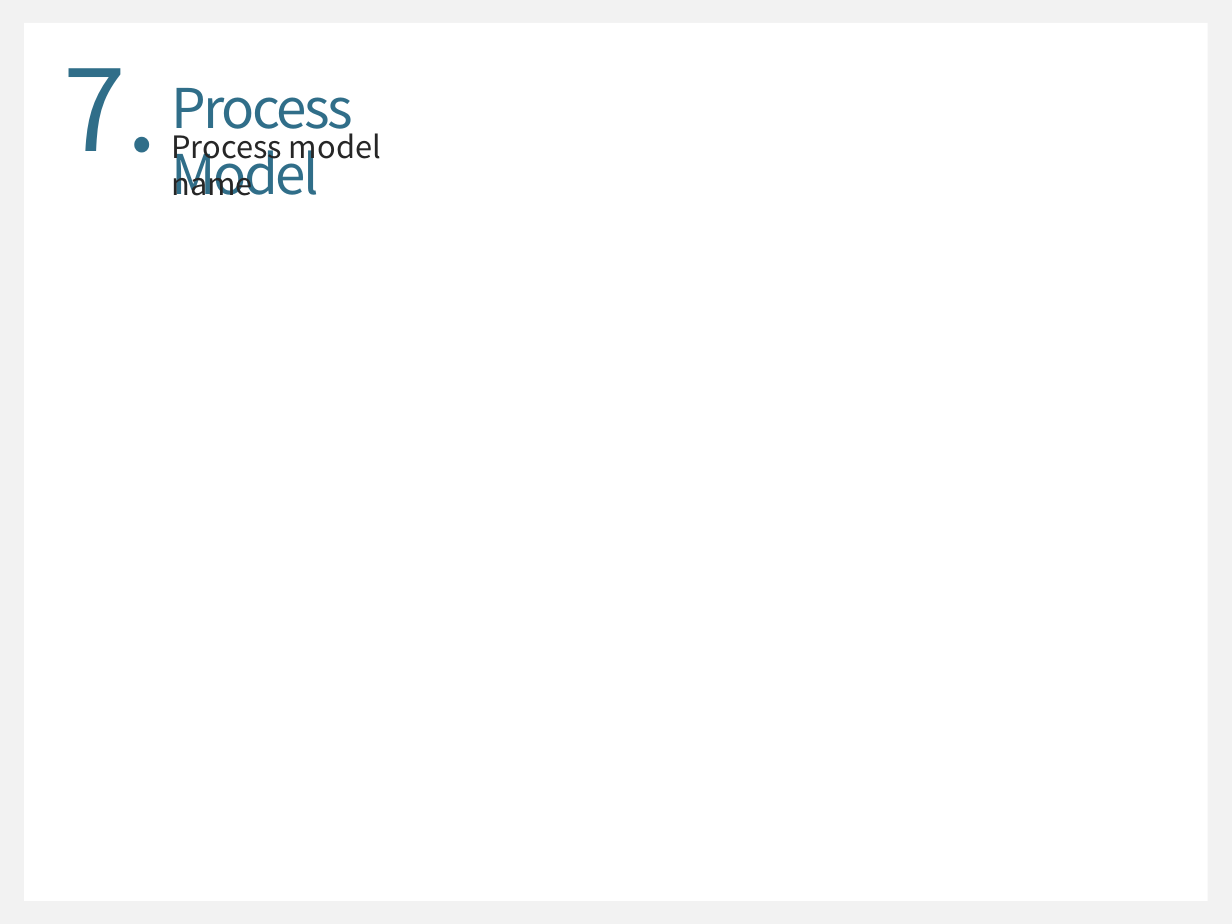
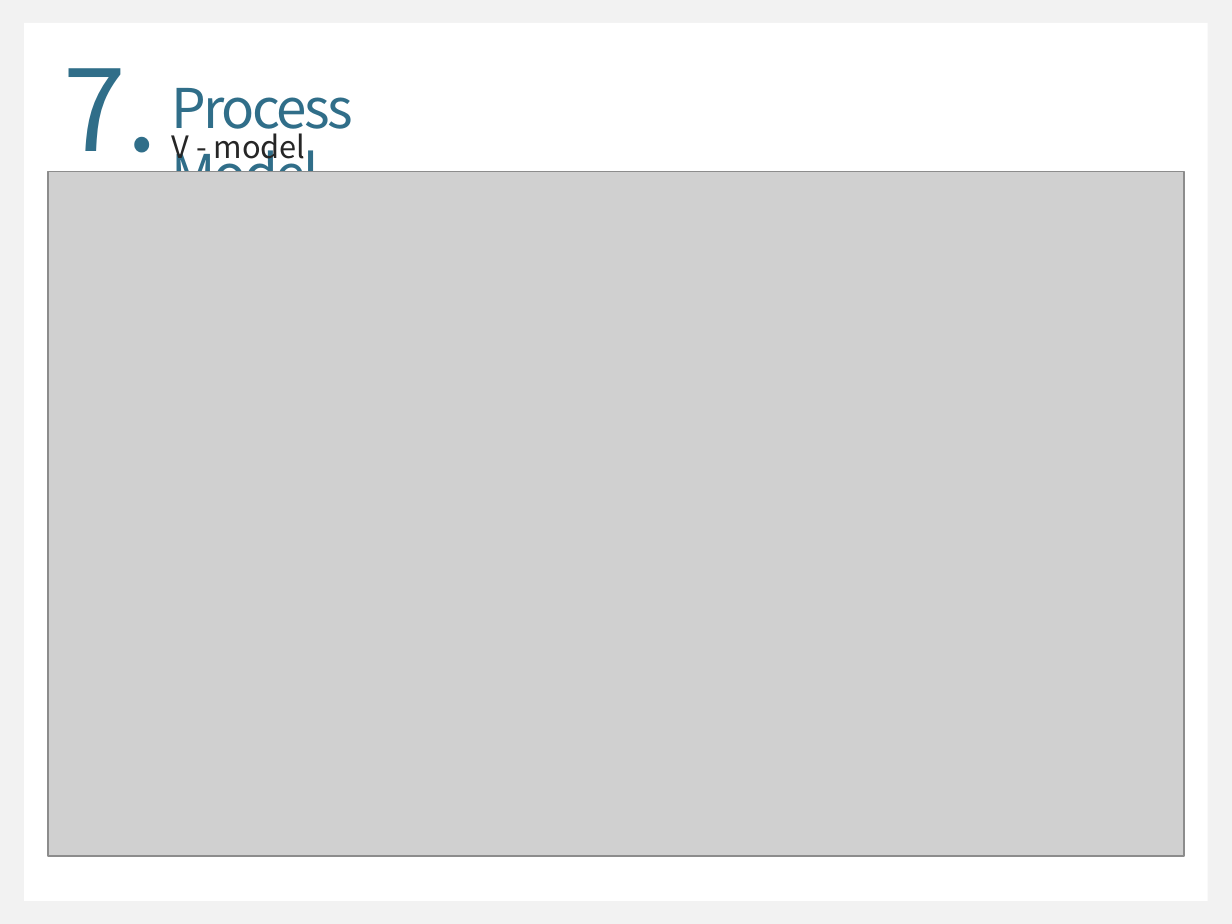
Before and after one commit to WongyuLee/KNU_SoftwareEngineering_2Team, a slide deck: slide 13 of SoftwareEngineering_2Team.pptx (slide 12 before the commit). Drawn at 1232x924 pixels with LibreOffice and Linux fonts; fonts in the diff are those of the drawing; grey boxes stand for pictures. Boxes give left, top, right and bottom in pixels: in the first picture for what was removed or moved away, otherwise in the second. Text is boxed around its words. In the diff, an @@ line names an element or a change of style, - is before the commit and + after.

```diff
--- a/SoftwareEngineering_2Team.pptx
+++ b/SoftwareEngineering_2Team.pptx
@@ text at <box>171,127,306,167</box>: text changed @@
-Process model name
+V - model
@@ picture added at <box>48,171,1184,856</box> @@
```
Also in this commit, not shown: 11 other slides changed, 2 slides added.
